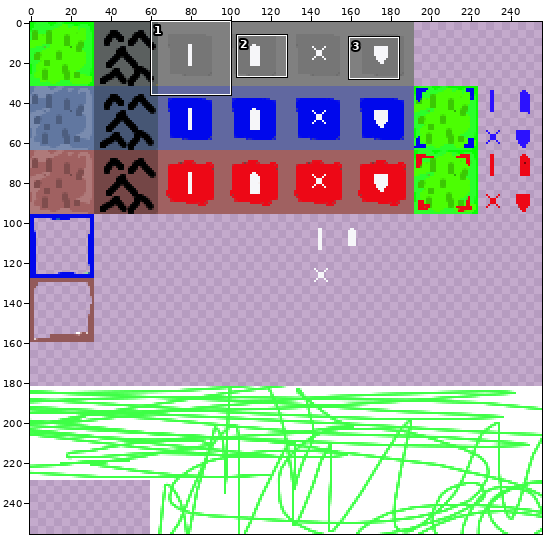
One commit to this sprite sheet: assets/tiles.png. The picture above shows the old version from afar; the outline marks the close-up.
Close-up. Earlier state:
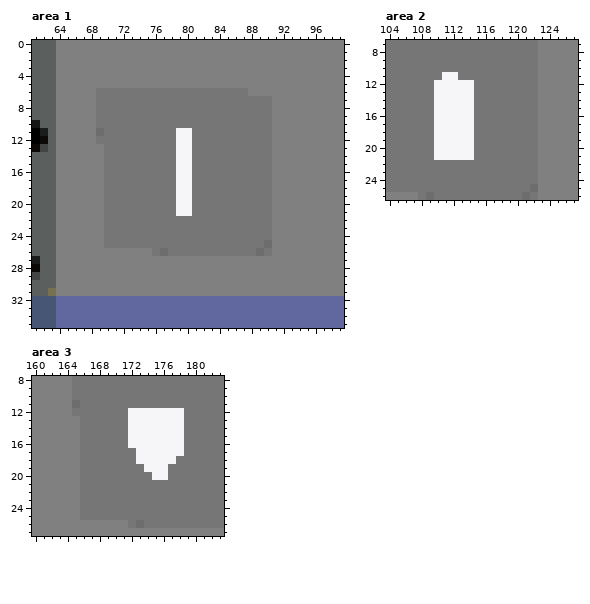
The file is 256x256 pixels. Pixels under 10% opacity are left out. Colours within 5 levels of each other are drawn and written as one. Shown: area 1: x 61..99, y 0..35; area 2: x 104..127, y 7..26; area 3: x 160..183, y 8..27. The commit also changed other parts of the picture, which this record leaves out.
After the commit:
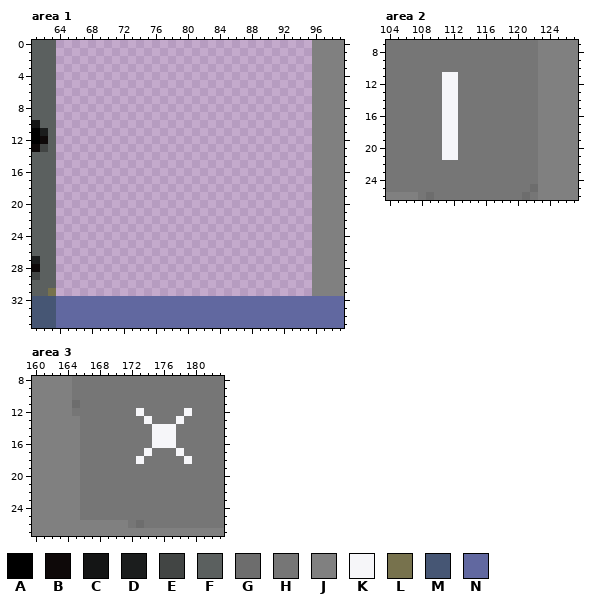
Palette (. is transparent): A #000000  B #0e0909  C #141515  D #1b1d1d  E #424544  F #5b605f  G #6d6d6d  H #767676  J #808080  K #f6f6f9  L #77724d  M #465674  N #6168a0
Changes in this commit:
Changed rows in their new state; - is an unchanged pixel.
Area 1:
first column x 64:
 0 ................................
 1 ................................
 2 ................................
 3 ................................
 4 ................................
 5 ................................
 6 ................................
 7 ................................
 8 ................................
 9 ................................
10 ................................
11 ................................
12 ................................
13 ................................
14 ................................
15 ................................
16 ................................
17 ................................
18 ................................
19 ................................
20 ................................
21 ................................
22 ................................
23 ................................
24 ................................
25 ................................
26 ................................
27 ................................
28 ................................
29 ................................
30 ................................
31 ................................
Area 2:
first column x 110:
12 H--HH
13 H--HH
14 H--HH
15 H--HH
16 H--HH
17 H--HH
18 H--HH
19 H--HH
20 H--HH
21 H--HH
Area 3:
first column x 172:
12 H-HHHHHK
13 HH-HHH--
14 HHH---H-
15 HHH---H-
16 HHH---H-
17 -H-HHH--
18 --HHHH-K
19 --HHH---
20 ---HH---
Pixel boxes of the changes (left, top, right, bottom) in both close-ups:
erased: (56, 40, 312, 296)
changed: (434, 80, 474, 160)
changed: (128, 408, 192, 480)
